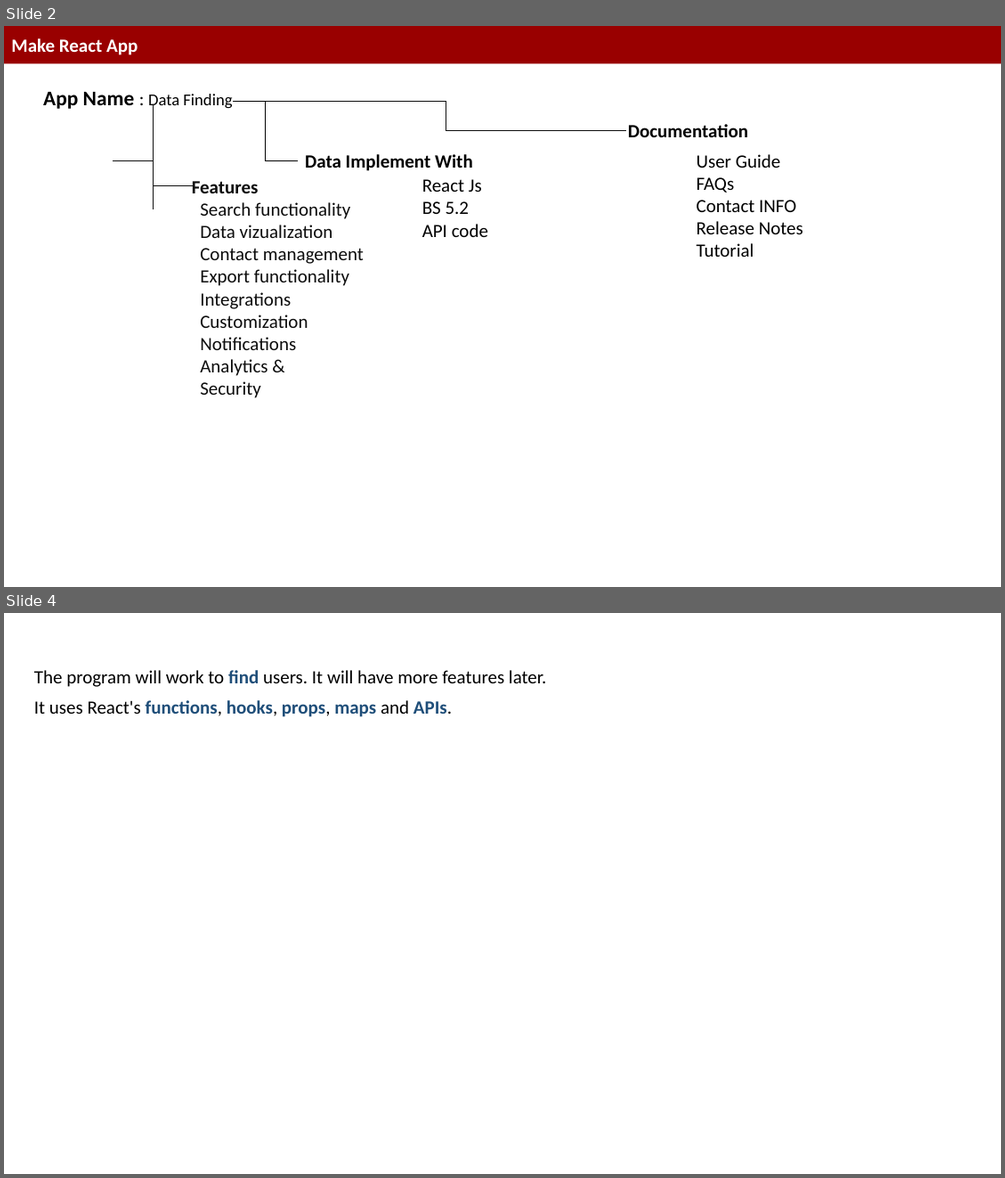
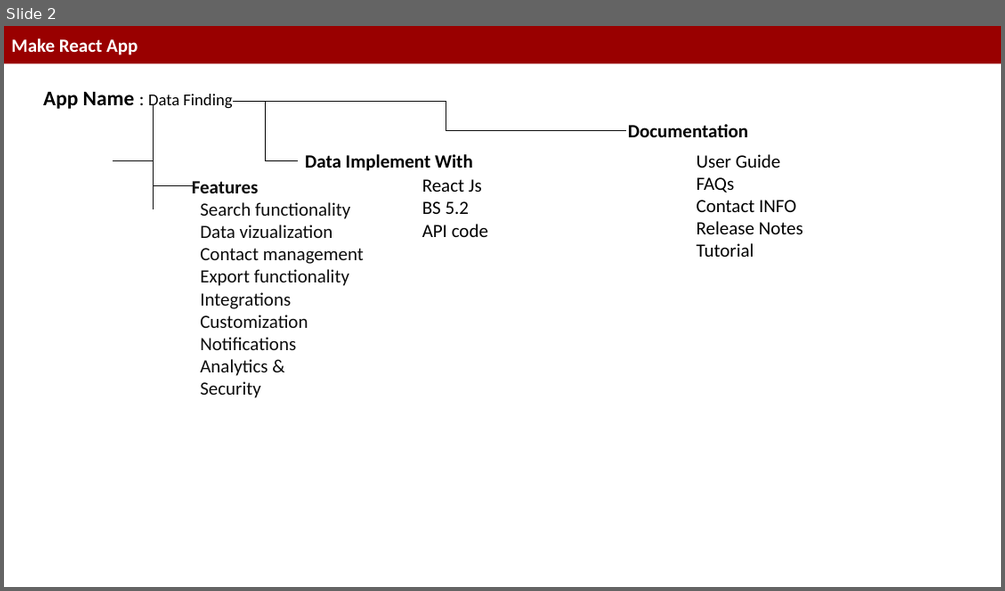
Before and after one commit to User-akash/root, a slide deck: Project-2.pptx. Shown one above the other, each under a label of ours: slides 2 and 4 before the commit, slide 2 after it; the slides between them are not shown. The pictures are 1005x1178 and 1005x591 pixels, drawn with LibreOffice and Linux fonts; fonts in the diff are those of the drawing. Boxes give left, top, right and bottom in pixels: in the first picture for what was removed or moved away, otherwise in the second. Text is boxed around its words. In the diff, an @@ line names an element or a change of style, - is before the commit and + after.

```diff
--- a/Project-2.pptx
+++ b/Project-2.pptx
@@ slide 4 removed at [4, 613, 1001, 1174], background #FFFFFF @@
@@ text removed at [34, 670, 546, 687] @@
-The program will work to find users. It will have more features later.
@@ text removed at [34, 700, 452, 717] @@
-It uses React's functions, hooks, props, maps and APIs.
```
Also in this commit, not shown: 1 slide changed.
